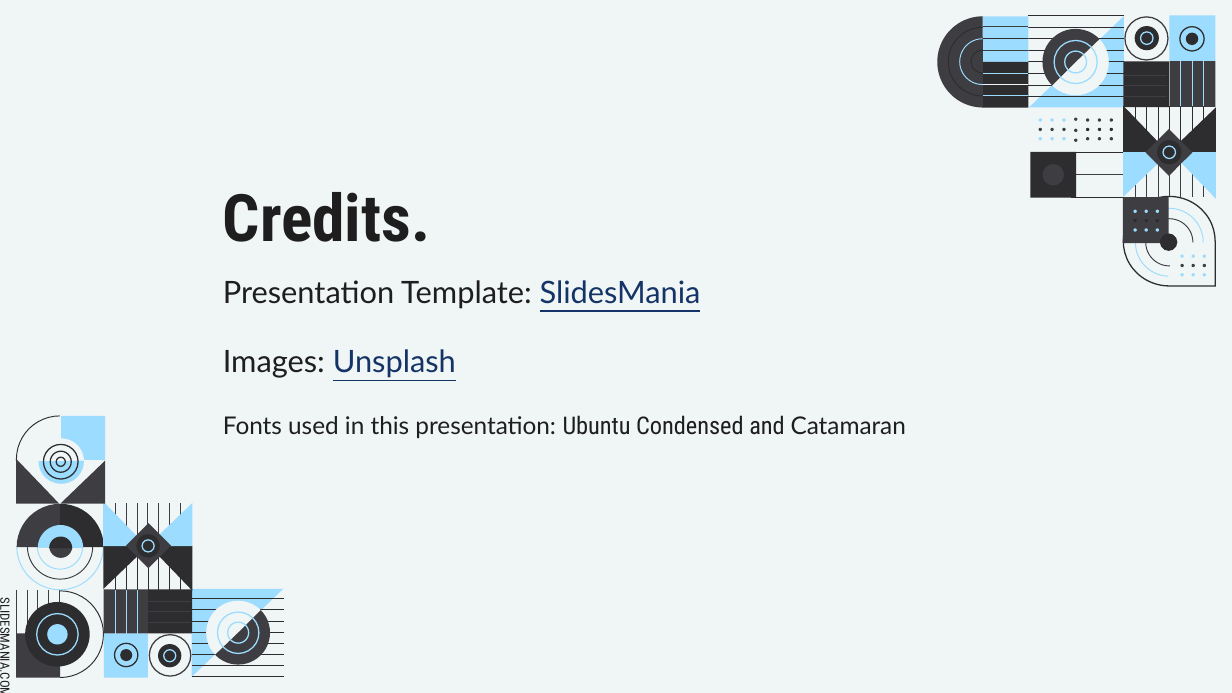
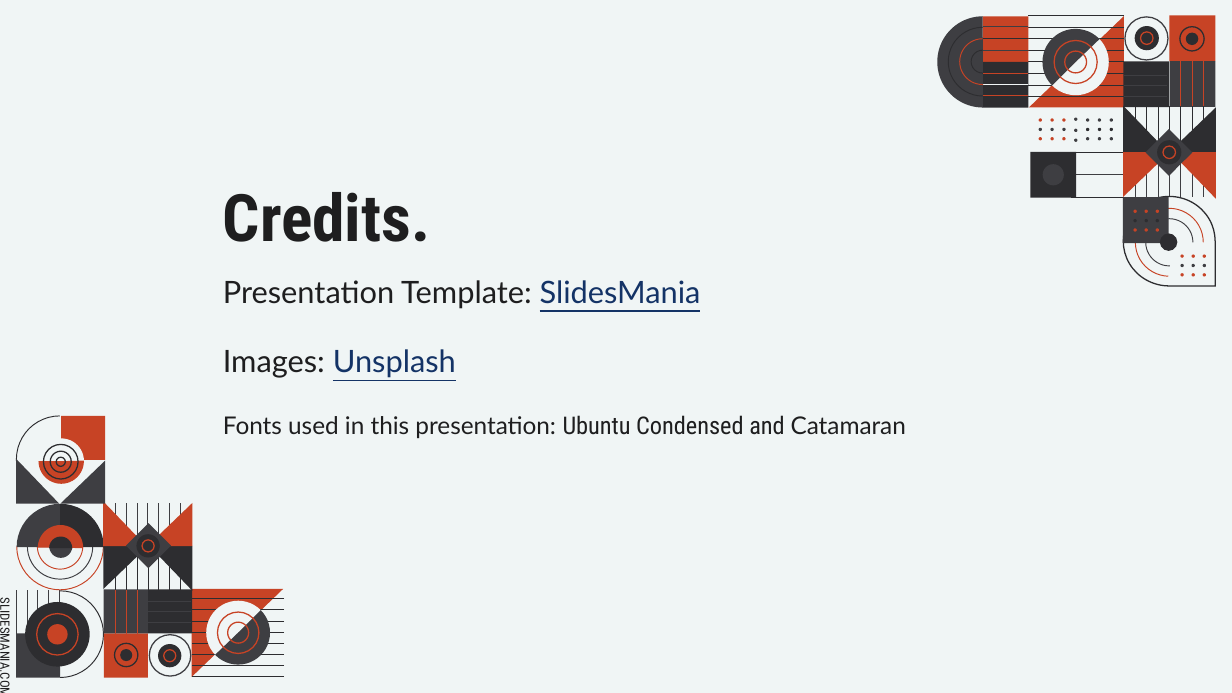
Before and after one commit to PalmEmanuel/SwetuggStockholm2024, a slide deck: slide 22 of IntroducingRadius.pptx. Drawn at 1232x693 pixels with LibreOffice and Linux fonts; fonts in the diff are those of the drawing. Boxes give left, top, right and bottom in pixels: in the first picture for what was removed or moved away, otherwise in the second. Text is boxed around its words. In the diff, an @@ line names an element or a change of style, - is before the commit and + after.

Commit message:
presentation slide theme and first slide, demo install script

```diff
--- a/IntroducingRadius.pptx
+++ b/IntroducingRadius.pptx
@@ outline #9CDCFE 0.75 pt to #C74325 0.75 pt in 4 elements at [17,504,104,591], [37,524,82,569], [1136,208,1203,275], [960,39,1006,85] @@
@@ outline #9CDCFE 1 pt to #C74325 1 pt in 9 elements at [37,614,79,655], [164,650,176,662], [142,540,154,552], [217,612,259,653], [227,622,249,643], [1141,31,1153,44], [1164,146,1177,159], [1055,41,1098,84], [1065,51,1087,73] @@
@@ line (982, 73) - (1029, 73): stroke #9CDCFE 0.75 pt to #C74325 0.75 pt @@
@@ line (1181, 60) - (1181, 106): stroke #9CDCFE 0.75 pt to #C74325 0.75 pt @@
@@ line (1192, 60) - (1192, 106): stroke #9CDCFE 0.75 pt to #C74325 0.75 pt @@
@@ line (1203, 60) - (1203, 106): stroke #9CDCFE 0.75 pt to #C74325 0.75 pt @@
@@ line (982, 95) - (1029, 95): stroke #9CDCFE 0.75 pt to #C74325 0.75 pt @@
@@ fill #9CDCFE to #C74325 in 31 elements at [191,589,283,677], [1030,16,1125,107], [47,624,67,644], [104,634,148,678], [38,525,83,570], [148,503,192,546], [103,501,146,546], [61,416,105,460], [39,439,84,484], [1170,16,1216,62], [1124,152,1170,197], [1171,152,1215,199], [1203,254,1207,258], [1192,254,1196,258], [1181,254,1185,258], [1203,274,1207,277], [1192,274,1196,277], [1181,274,1185,277], [1156,210,1160,213], [1145,210,1149,213], [1134,210,1138,213], [1156,228,1160,232], [1145,228,1149,232], [1134,228,1138,232], [982,17,1029,63], [1063,118,1067,122], [1051,118,1055,122], [1039,118,1043,122], [1063,137,1067,140], [1051,137,1055,140], [1039,137,1043,140] @@
@@ line (116, 634) - (116, 591): stroke #9CDCFE 0.75 pt to #C74325 0.75 pt @@
@@ line (127, 634) - (127, 591): stroke #9CDCFE 0.75 pt to #C74325 0.75 pt @@
@@ line (137, 634) - (137, 591): stroke #9CDCFE 0.75 pt to #C74325 0.75 pt @@
```
Also in this commit, not shown: 19 other slides changed, 1 slide added, 1 slide removed, 1 other file.
